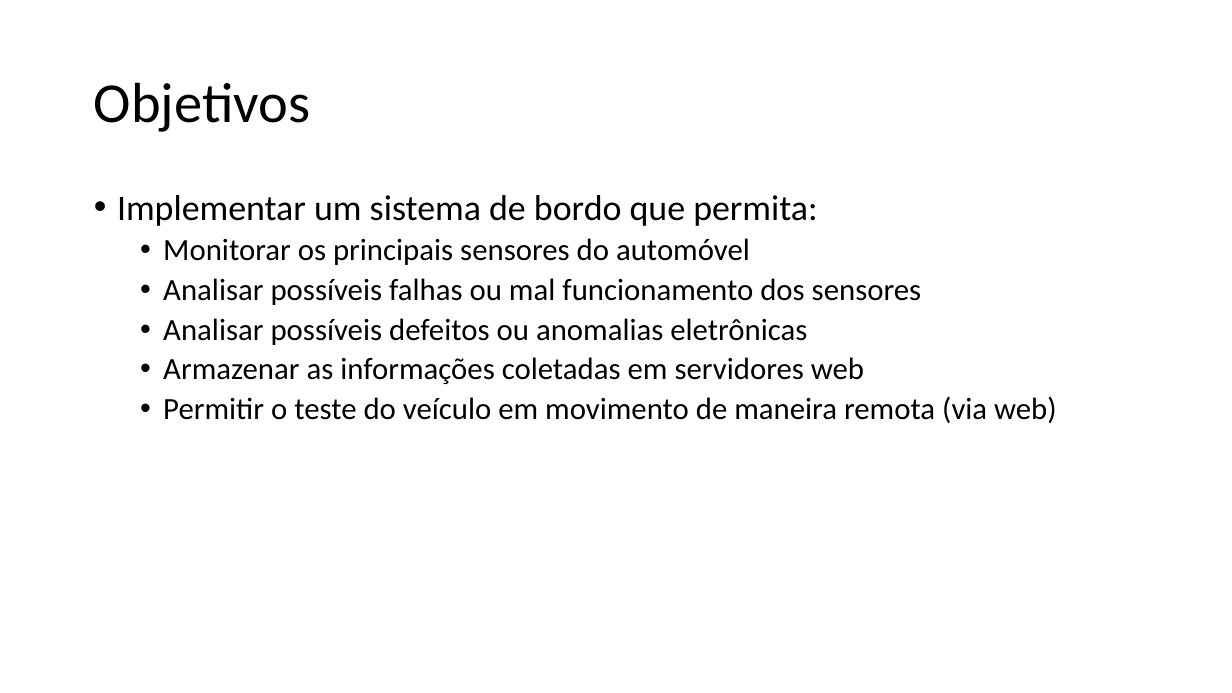
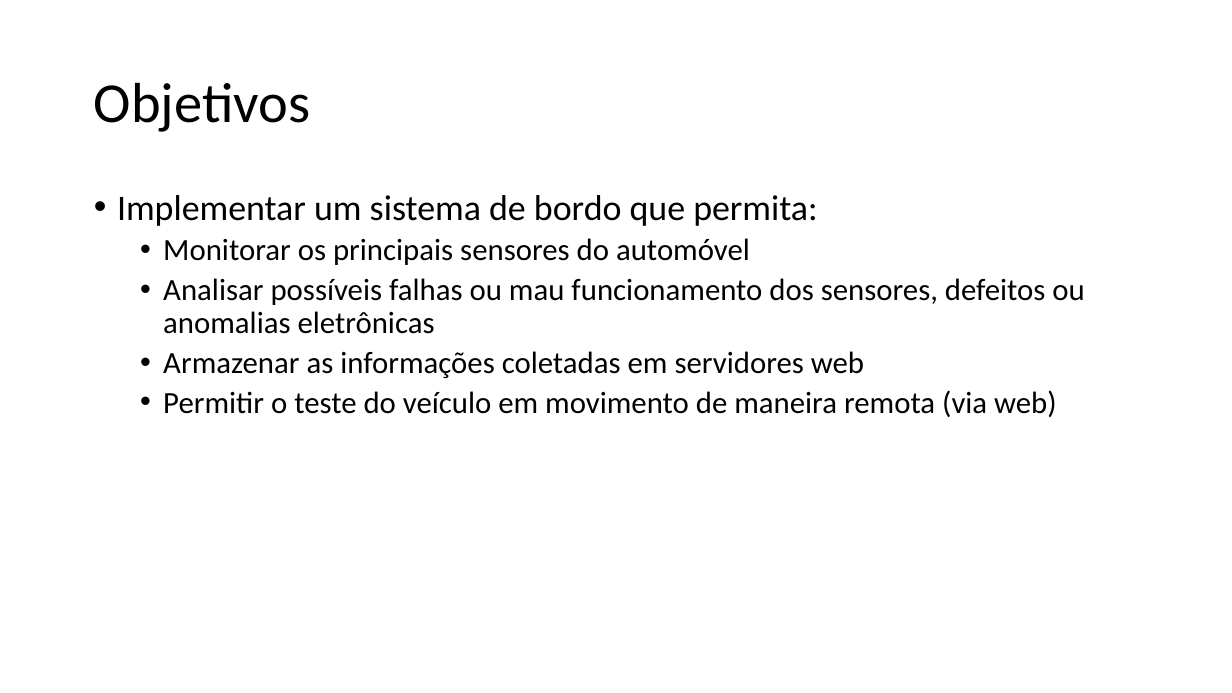
Before and after one commit to ruanlas/TADS2015, a slide deck: slide 3 of TCC-documentos/Apresentacao/TCC.pptx. Drawn at 1232x693 pixels with LibreOffice and Linux fonts; fonts in the diff are those of the drawing. Boxes give left, top, right and bottom in pixels: in the first picture for what was removed or moved away, otherwise in the second. Text is boxed around its words. In the diff, an @@ line names an element or a change of style, - is before the commit and + after.

```diff
--- a/TCC-documentos/Apresentacao/TCC.pptx
+++ b/TCC-documentos/Apresentacao/TCC.pptx
@@ text at [163, 278, 1084, 334]: text changed @@
-  • Analisar possíveis falhas ou mal funcionamento dos sensores
-  • Analisar possíveis defeitos ou anomalias eletrônicas
+  • Analisar possíveis falhas ou mau funcionamento dos sensores, defeitos ou anomalias eletrônicas
```
Also in this commit, not shown: 4 other slides changed, 3 other files.
